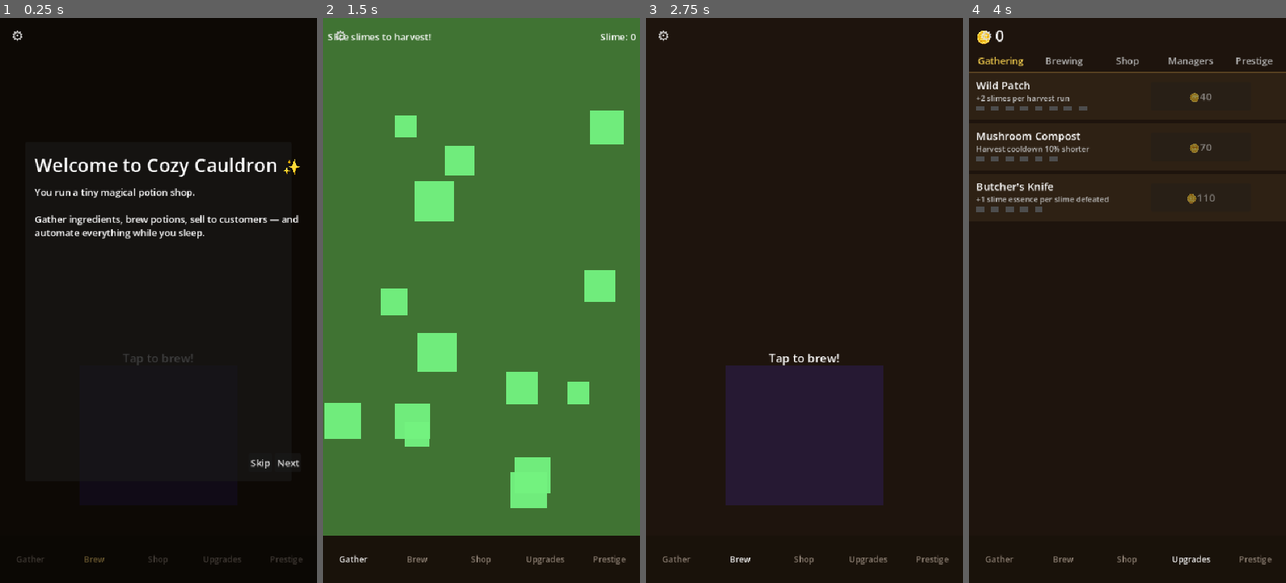
Above: before the commit, frames 1-4 (left to right).
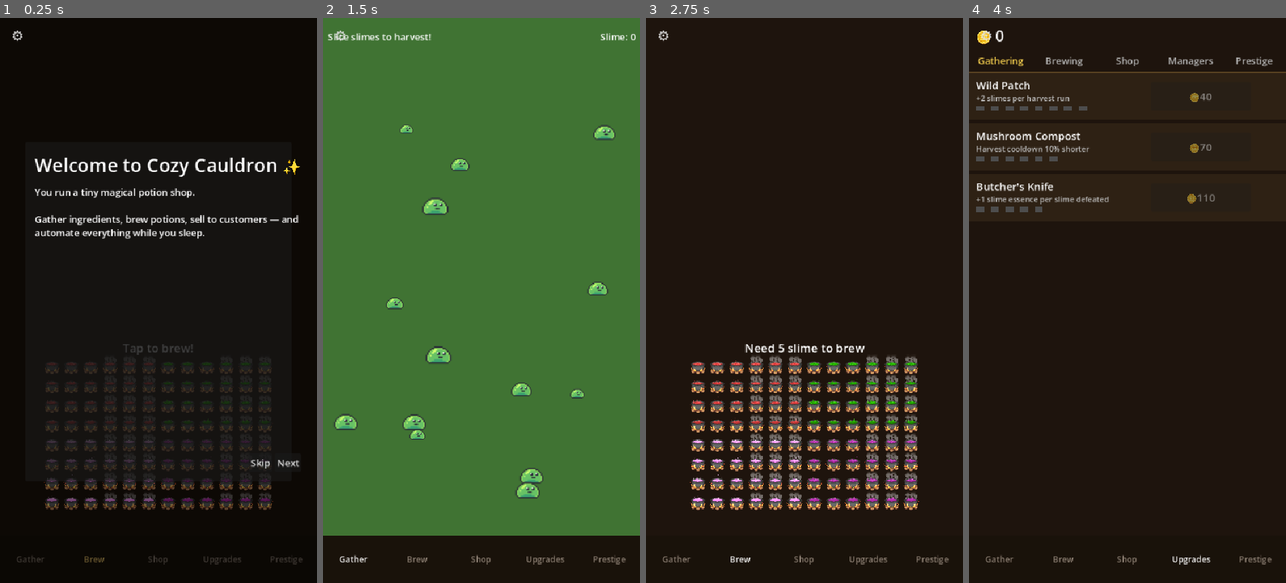
Above: after the commit, the same moments.

Repository: hvancefn-ship-it/cozy-cauldron
Game: Godot game, scene res://scenes/main/main.tscn
Two runs of this game, one before a commit and one after it. Both use one fixed random seed, a clock stepped at 60 frames per second and the inputs below.
Inputs:
- Up to frame 1 (0.25 s): no input
- Up to frame 2 (1.5 s): click "Skip" at 0.5 s; click "Gather" at 1.25 s
- Up to frame 3 (2.75 s): click "Brew" at 2 s
- Up to frame 4 (4 s): click "Shop" at 2.75 s; click "Upgrades" at 3.5 s

The runs differ from the first frame. In frame 1, 3.5% of the frame differs, in the area x 13-87%, y 57-88%; in frame 2, 7.6%; in frame 3, 16%; in frame 4, nothing differs.

Commit message:
Assets: cauldron texture, animated slimes, orc manager sprite, banner safe-zone margin

Diff:
--- a/scenes/cauldron/cauldron.gd
+++ b/scenes/cauldron/cauldron.gd
@@ -13,7 +13,9 @@
 signal symbol_matched(index: int, total: int)
 signal symbol_missed(miss_count: int)
 
-@onready var _bg: ColorRect    = $CauldronRect
+@onready var _bg: TextureRect  = $CauldronRect
+
+const CAULDRON_TEX_PATH := "res://assets/cauldron.png"
 @onready var _flash: ColorRect = $FlashRect
 @onready var _label: Label     = $Label
 
@@ -33,6 +35,11 @@
 func _ready() -> void:
 	_flash.color = Color(0, 0, 0, 0)
 	_label.text = "Tap to brew!"
+	if ResourceLoader.exists(CAULDRON_TEX_PATH):
+		_bg.texture = load(CAULDRON_TEX_PATH)
+	else:
+		# Fallback placeholder until editor imports the PNG
+		_bg.self_modulate = Color(0.15, 0.1, 0.2, 1.0)
 
 
 func set_scroll(scroll: Scroll) -> void:
--- a/scenes/cauldron/cauldron.tscn
+++ b/scenes/cauldron/cauldron.tscn
@@ -8,26 +8,27 @@
 script=ExtResource("1_cauldron")
 
 [node name="Label" type="Label" parent="."]
-anchor_left=0.25
-anchor_right=0.75
-anchor_top=0.64
-anchor_bottom=0.64
+anchor_left=0.1
+anchor_right=0.9
+anchor_top=0.62
+anchor_bottom=0.62
 offset_bottom=36.0
 horizontal_alignment=1
 theme_override_font_sizes/font_size=20
 text="Tap to brew!"
 
-[node name="CauldronRect" type="ColorRect" parent="."]
-anchor_left=0.25
-anchor_right=0.75
-anchor_top=0.67
-anchor_bottom=0.94
-color=Color(0.15, 0.1, 0.2, 1.0)
+[node name="CauldronRect" type="TextureRect" parent="."]
+anchor_left=0.1
+anchor_right=0.9
+anchor_top=0.65
+anchor_bottom=0.95
+stretch_mode=5
+expand_mode=1
 
 [node name="FlashRect" type="ColorRect" parent="."]
-anchor_left=0.25
-anchor_right=0.75
-anchor_top=0.67
-anchor_bottom=0.94
+anchor_left=0.1
+anchor_right=0.9
+anchor_top=0.65
+anchor_bottom=0.95
 color=Color(0.0, 0.0, 0.0, 0.0)
 mouse_filter=2
--- a/scenes/gnome/gnome_manager.gd
+++ b/scenes/gnome/gnome_manager.gd
@@ -8,6 +8,7 @@
 
 @onready var _gnome_row: HBoxContainer = $GnomeRow
 @onready var _event_label: Label       = $EventLabel
+@onready var _orc_sprite: TextureRect  = $OrcManagerSprite
 
 const GnomeScene := preload("res://scenes/gnome/gnome.tscn")
 
@@ -17,11 +18,25 @@
 func _ready() -> void:
 	UpgradeManager.upgrade_purchased.connect(_on_upgrade_purchased)
 	_sync_gnomes()
+	_refresh_orc_sprite()
 
 
 func _on_upgrade_purchased(id: String) -> void:
 	if id == "gnome_slots":
 		_sync_gnomes()
+	if id == "manager_orc":
+		_refresh_orc_sprite()
+
+
+func _refresh_orc_sprite() -> void:
+	const ORC_TEX_PATH := "res://assets/orc_manager.png"
+	if _orc_sprite.texture == null and ResourceLoader.exists(ORC_TEX_PATH):
+		_orc_sprite.texture = load(ORC_TEX_PATH)
+	var unlocked: bool = UpgradeManager.get_level("manager_orc") > 0
+	var target_alpha: float = 1.0 if unlocked else 0.0
+	if _orc_sprite.modulate.a != target_alpha:
+		var t := create_tween()
+		t.tween_property(_orc_sprite, "modulate:a", target_alpha, 0.5)
 
 
 func _sync_gnomes() -> void:
--- a/scenes/gnome/gnome_manager.tscn
+++ b/scenes/gnome/gnome_manager.tscn
@@ -18,6 +18,15 @@
 theme_override_constants/separation=10
 alignment=1
 
+[node name="OrcManagerSprite" type="TextureRect" parent="."]
+anchor_left=0.75
+anchor_right=1.0
+anchor_top=0.48
+anchor_bottom=0.65
+stretch_mode=5
+expand_mode=1
+modulate=Color(1,1,1,0)
+
 [node name="EventLabel" type="Label" parent="."]
 ## Gnome event pop-up text
 anchor_left=0.0
--- a/scenes/main/main.gd
+++ b/scenes/main/main.gd
@@ -79,6 +79,7 @@
 	_apply_offline_idle_progress()
 	AdMobBridge.no_ads_purchased.connect(_on_no_ads_granted)
 	AdMobBridge.no_ads_restored.connect(_on_no_ads_granted)
+	_apply_banner_safe_zone()
 	_sync_ad_boost_ui()
 	if _offline_elapsed_seconds > 60:
 		_offline_summary.show_summary(
@@ -265,11 +266,25 @@
 
 
 func _on_no_ads_granted() -> void:
-	# Immediately apply permanent boost and refresh UI
 	_ad_boost_stacks = 2
-	_ad_boost_expires_unix = 0  # irrelevant — no_ads flag takes precedence
+	_ad_boost_expires_unix = 0
 	_update_manager_timer_rates()
 	_sync_ad_boost_ui()
+	_apply_banner_safe_zone()
+
+
+func _apply_banner_safe_zone() -> void:
+	## Shift game content down by banner height when banner is showing.
+	## AdMob banner is an OS-level overlay; without this it covers top content.
+	const BANNER_HEIGHT := 90
+	var has_banner: bool = not AdMobBridge.no_ads and AdMobBridge._banner_showing
+	var top_offset: float = float(BANNER_HEIGHT) if has_banner else 0.0
+	for child in get_children():
+		if child == _bottom_nav or child == _settings or child == _settings_btn:
+			continue
+		if child is Control:
+			(child as Control).offset_top = top_offset
+
 
 
 func _manager_global_eff() -> float:
--- a/scenes/slime_harvest/slime_harvest.gd
+++ b/scenes/slime_harvest/slime_harvest.gd
@@ -19,7 +19,29 @@
 var _active: bool = false
 var _harvested_this_run: int = 0
 var _cooldown_until_ms: int = 0
-var _slime_nodes: Array[ColorRect] = []
+var _slime_nodes: Array[Control] = []
+
+const SLIME_IDLE_PATH   := "res://assets/slime_idle.png"
+const SLIME_DAMAGE_PATH := "res://assets/slime_damage.png"
+const SLIME_DEATH_PATH  := "res://assets/slime_death.png"
+const SLIME_FRAME_SIZE  := 32
+
+var _slime_idle_tex: Texture2D = null
+var _slime_damage_tex: Texture2D = null
+var _slime_death_tex: Texture2D = null
+
+func _make_slime_frames(tex: Texture2D, frame_count: int) -> SpriteFrames:
+	var sf := SpriteFrames.new()
+	sf.clear_all()
+	sf.add_animation("default")
+	sf.set_animation_loop("default", true)
+	sf.set_animation_speed("default", 8.0)
+	for i in frame_count:
+		var atlas := AtlasTexture.new()
+		atlas.atlas = tex
+		atlas.region = Rect2(i * SLIME_FRAME_SIZE, 0, SLIME_FRAME_SIZE, SLIME_FRAME_SIZE)
+		sf.add_frame("default", atlas)
+	return sf
 var _trail_points: PackedVector2Array = PackedVector2Array()
 var _trail_ages: Array[float] = []
 
@@ -27,6 +49,13 @@
 	_close_btn.visible = false
 	_close_btn.pressed.connect(_on_close)
 	visible = false
+	# Load textures at runtime so they don't require pre-import via preload
+	if ResourceLoader.exists(SLIME_IDLE_PATH):
+		_slime_idle_tex = load(SLIME_IDLE_PATH)
+	if ResourceLoader.exists(SLIME_DAMAGE_PATH):
+		_slime_damage_tex = load(SLIME_DAMAGE_PATH)
+	if ResourceLoader.exists(SLIME_DEATH_PATH):
+		_slime_death_tex = load(SLIME_DEATH_PATH)
 
 func open_harvest() -> void:
 	visible = true
@@ -90,12 +119,12 @@
 	await get_tree().process_frame
 	var rect: Rect2 = _playfield.get_global_rect()
 	var spawn_count: int = max(1, base_spawn_count + int(UpgradeManager.get_value("gather_spawn")))
+	var idle_frames := _make_slime_frames(_slime_idle_tex, 4) if _slime_idle_tex else null
 	for _i in range(spawn_count):
-		var s := ColorRect.new()
-		var r: float = randf_range(18.0, 34.0)
+		var r: float = randf_range(20.0, 40.0)
 		var hp: int = randi_range(slime_hp_min, slime_hp_max)
+		var s := Control.new()
 		s.custom_minimum_size = Vector2(r * 2.0, r * 2.0)
-		s.color = Color(0.45, 0.95, 0.5, 0.95)
 		s.mouse_filter = Control.MOUSE_FILTER_IGNORE
 		var x := randf_range(rect.position.x + r, rect.end.x - r)
 		var y := randf_range(rect.position.y + r, rect.end.y - r)
@@ -103,11 +132,19 @@
 		s.set_meta("radius", r)
 		s.set_meta("hp", hp)
 		s.set_meta("max_hp", hp)
+		# Sprite child — visual only (falls back gracefully if textures not imported yet)
+		var sprite := AnimatedSprite2D.new()
+		if idle_frames:
+			sprite.sprite_frames = idle_frames
+		sprite.scale = Vector2(r / 16.0, r / 16.0)
+		sprite.position = Vector2(r, r)
+		sprite.play("default")
+		s.add_child(sprite)
 		_playfield.add_child(s)
 		_slime_nodes.append(s)
 
 func _try_slice(pos: Vector2) -> void:
-	for s in _slime_nodes.duplicate():
+	for s: Control in _slime_nodes.duplicate():
 		if not is_instance_valid(s):
 			continue
 		var r: float = float(s.get_meta("radius"))
@@ -115,14 +152,12 @@
 		if pos.distance_to(center) <= r:
 			_apply_hit(s)
 
-func _apply_hit(s: ColorRect) -> void:
+func _apply_hit(s: Control) -> void:
 	if not is_instance_valid(s):
 		return
 	var hp: int = int(s.get_meta("hp")) - 1
 	s.set_meta("hp", hp)
-
-	var t := create_tween()
-	t.tween_property(s, "color", Color(0.95, 1.0, 0.95, 1.0), 0.05)
+	var sprite: AnimatedSprite2D = s.get_child(0) as AnimatedSprite2D
 
 	if hp <= 0:
 		var gain: int = 1 + int(UpgradeManager.get_value("gather_yield"))
@@ -133,7 +168,12 @@
 		AudioManager.play_sfx("sfx_slime_die")
 		if Main.current_tab == 0:
 			HapticsManager.vibrate_light()
-		t.tween_property(s, "modulate:a", 0.0, 0.08)
+		# Play death animation then free
+		if sprite and _slime_death_tex:
+			sprite.sprite_frames = _make_slime_frames(_slime_death_tex, 5)
+			sprite.play("default")
+		var t := create_tween()
+		t.tween_property(s, "modulate:a", 0.0, 0.3)
 		t.tween_callback(func() -> void:
 			if is_instance_valid(s):
 				s.queue_free()
@@ -141,10 +181,14 @@
 		_slime_nodes.erase(s)
 	else:
 		AudioManager.play_sfx("sfx_slime_hit" if randi() % 2 == 0 else "sfx_slime_hit_alt")
-		var max_hp: int = int(s.get_meta("max_hp"))
-		var ratio: float = clampf(float(hp) / float(max_hp), 0.0, 1.0)
-		var base_col := Color(0.45 + (1.0 - ratio) * 0.2, 0.95 - (1.0 - ratio) * 0.25, 0.5, 0.95)
-		t.tween_property(s, "color", base_col, 0.08)
+		# Flash damage frames briefly then back to idle
+		if sprite and _slime_damage_tex:
+			sprite.sprite_frames = _make_slime_frames(_slime_damage_tex, 3)
+			sprite.play("default")
+			await get_tree().create_timer(0.25).timeout
+			if is_instance_valid(sprite) and _slime_idle_tex:
+				sprite.sprite_frames = _make_slime_frames(_slime_idle_tex, 4)
+				sprite.play("default")
 
 	if _slime_nodes.is_empty():
 		_active = false
@@ -163,7 +207,7 @@
 	_update_ui()
 
 func _clear_slimes() -> void:
-	for s in _slime_nodes:
+	for s: Control in _slime_nodes:
 		if is_instance_valid(s):
 			s.queue_free()
 	_slime_nodes.clear()
Binary file added: assets/cauldron.png
Binary file added: assets/orc_manager.png
Binary file added: assets/slime_damage.png
Binary file added: assets/slime_death.png
Binary file added: assets/slime_idle.png
Binary file added: assets/slime_jump.png
